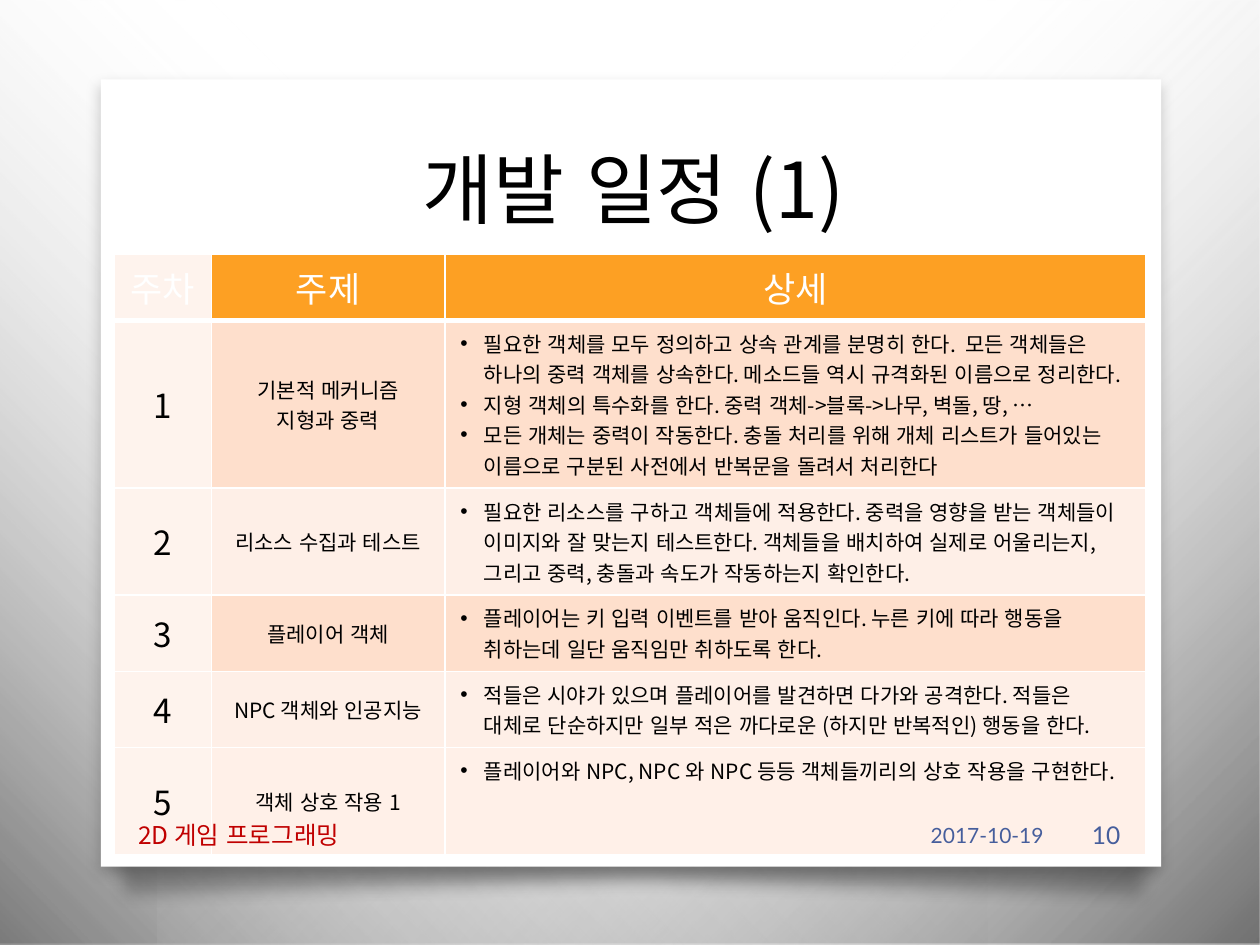
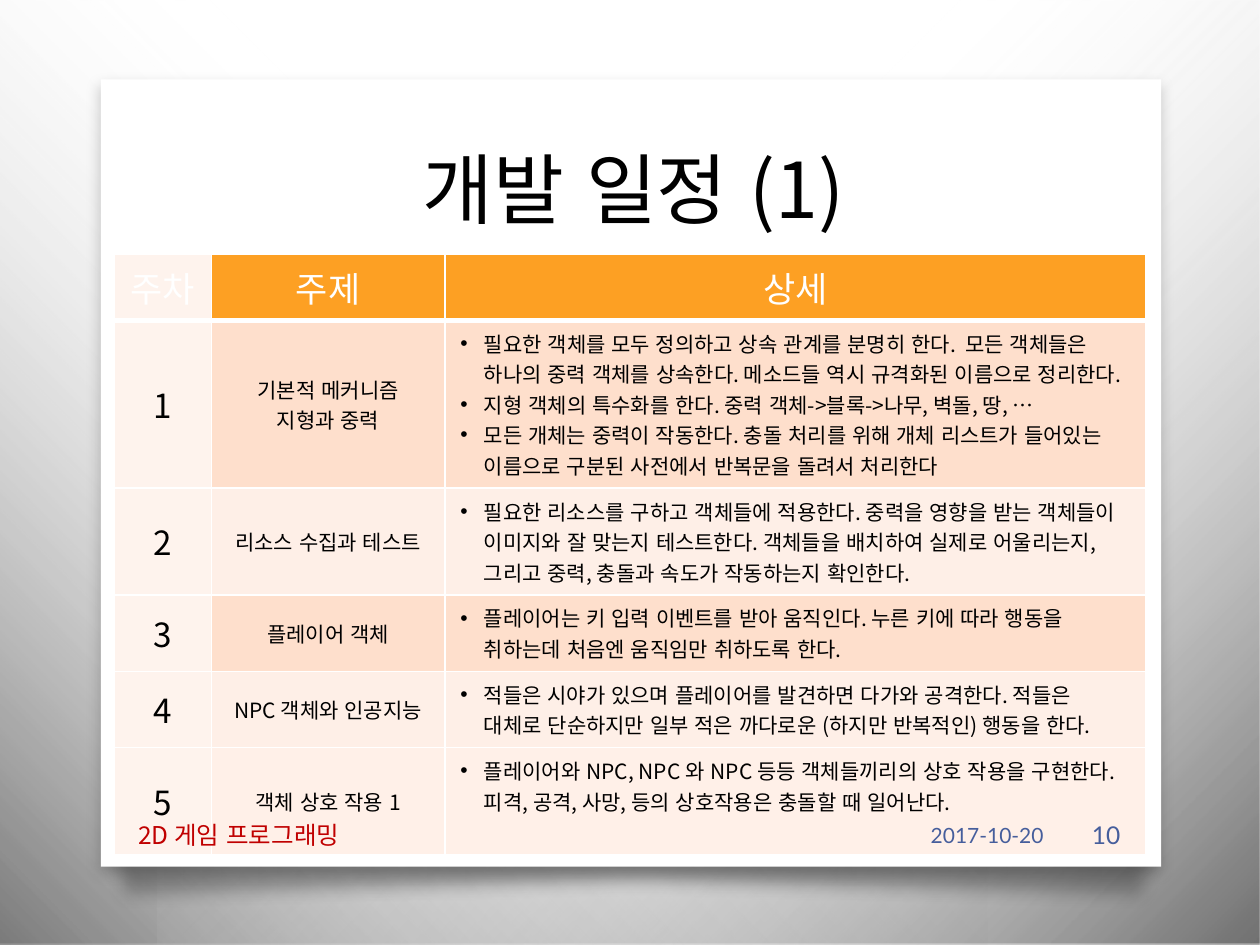
Before and after one commit to iconstudio/2017-Platformer, a slide deck: slide 10 of slides/2016180042_진윤성_2DGP_1차발표.pptx. Drawn at 1260x945 pixels with LibreOffice and Linux fonts; fonts in the diff are those of the drawing; background and template pictures are left out. Boxes give left, top, right and bottom in pixels: in the first picture for what was removed or moved away, otherwise in the second. Text is boxed around its words. In the diff, an @@ line names an element or a change of style, - is before the commit and + after.

```diff
--- a/slides/2016180042_진윤성_2DGP_1차발표.pptx
+++ b/slides/2016180042_진윤성_2DGP_1차발표.pptx
@@ table at (115, 255, 1145, 820) @@
-row 4, column 3: 플레이어는 키 입력 이벤트를 받아 움직인다. 누른 키에 따라 행동을 취하는데 일단 움직임만 취하도록 한다.
+row 4, column 3: 플레이어는 키 입력 이벤트를 받아 움직인다. 누른 키에 따라 행동을 취하는데 처음엔 움직임만 취하도록 한다.
-row 6, column 3: 플레이어와 NPC, NPC 와 NPC 등등 객체들끼리의 상호 작용을 구현한다.
+row 6, column 3: 플레이어와 NPC, NPC 와 NPC 등등 객체들끼리의 상호 작용을 구현한다. 피격, 공격, 사망, 등의 상호작용은 충돌할 때 일어난다.
@@ text at (931, 828, 1044, 843): text changed @@
-2017-10-19
+2017-10-20
```
Also in this commit, not shown: 11 other slides changed, 2 other files.
